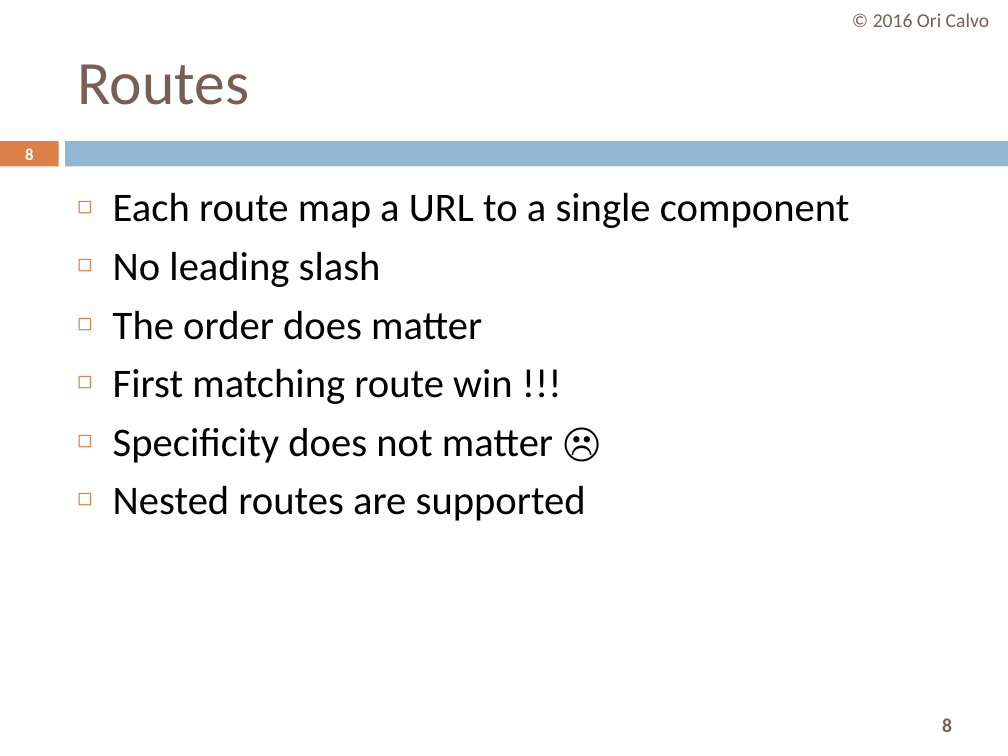
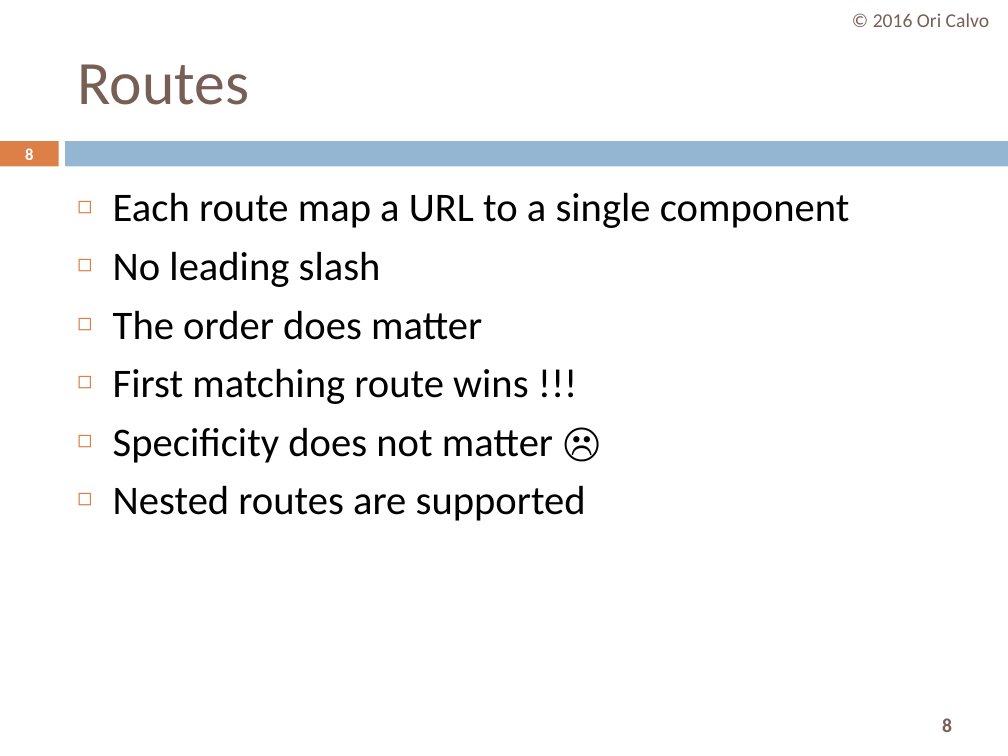
Before and after one commit to oricalvo/course-angular, a slide deck: slide 8 of PPTs/05 Routing.pptx. Drawn at 1008x756 pixels with LibreOffice and Linux fonts; fonts in the diff are those of the drawing. Boxes give left, top, right and bottom in pixels: in the first picture for what was removed or moved away, otherwise in the second. Text is boxed around its words. In the diff, an @@ line names an element or a change of style, - is before the commit and + after.

```diff
--- a/PPTs/05 Routing.pptx
+++ b/PPTs/05 Routing.pptx
@@ text at (x1=113, y1=368, x2=529, y2=404): text changed @@
-◻ First matching route win !!!
+◻ First matching route wins !!!
```
Also in this commit, not shown: 3 other slides changed, 1 slide removed, 2 other files.
